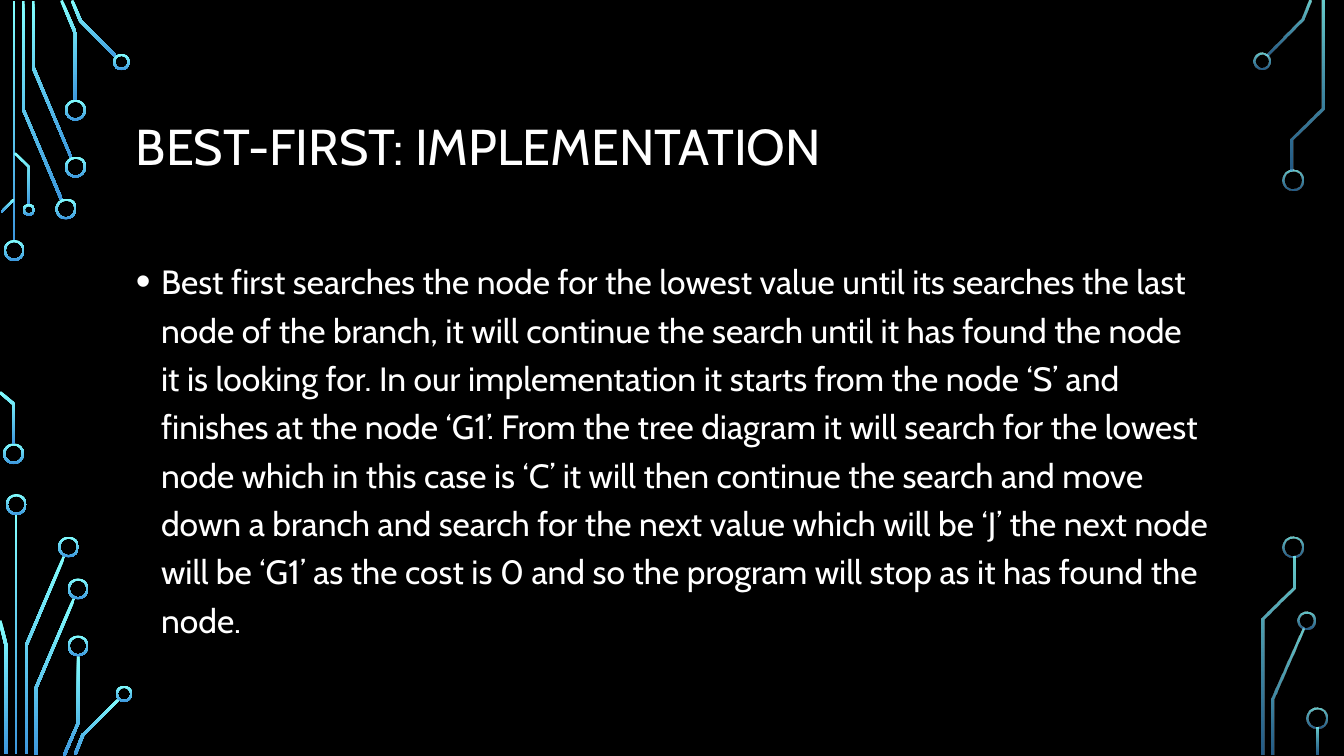
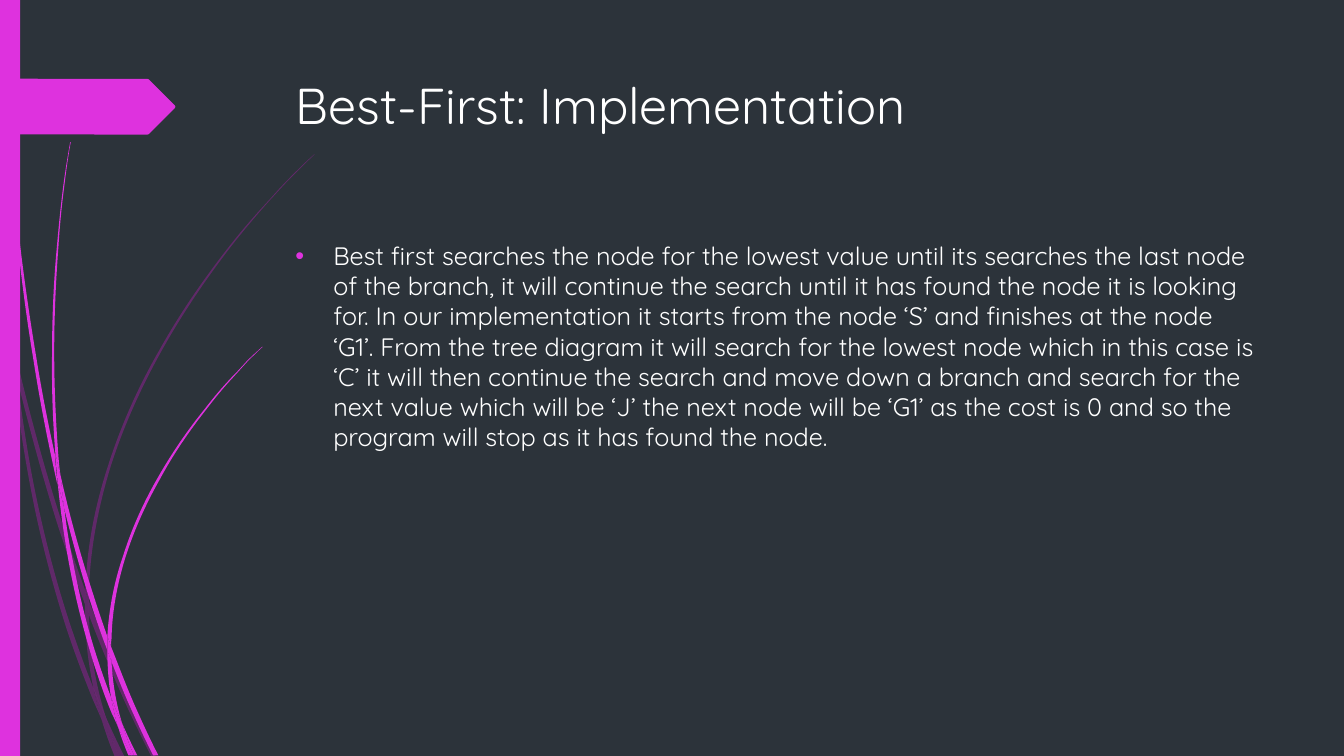
Before and after one commit to x-mizu/CM-and-AI-Coursework-2, a slide deck: slide 7 of Presentation/Presentation Group 14.pptx. Drawn at 1344x756 pixels with LibreOffice and Linux fonts; fonts in the diff are those of the drawing; background and template pictures are left out. Boxes give left, top, right and bottom in pixels: in the first picture for what was removed or moved away, otherwise in the second. Text is boxed around its words. In the diff, an @@ line names an element or a change of style, - is before the commit and + after.

```diff
--- a/Presentation/Presentation Group 14.pptx
+++ b/Presentation/Presentation Group 14.pptx
@@ background picture (left out) to #2C333A @@
@@ rectangle added at (0,0,20,756), fill #DE32DE @@
@@ freeform shape added at (0,79,175,134), fill #DE32DE @@
@@ title "Best-First: Implementation" at (296,86,906,134): vertical alignment middle to top @@
@@ title at (296,86,906,134): text changed; font Cabin to Quicksand @@
-BEST-FIRST: IMPLEMENTATION
+Best-First: Implementation
@@ text "Best first searches the node ...": place and size @@
-text "Best first searches the node ..." at (161,268,1208,634)
+text "Best first searches the node ..." at (333,246,1253,451)
@@ text "Best first searches the node ..." at (333,246,1253,451): size 24 to 18 pt, font Cabin to Quicksand; indent changed; line spacing 1.2 to 1 @@
@@ fill gradient #82FFFF to #3D97DE to #DE32DE in 5 elements at (111,697,134,755), (107,636,111,661), (123,725,138,756), (57,481,118,728), (55,453,65,509) @@
@@ freeform shape: place and size @@
-freeform shape at (0,391,15,445)
+freeform shape at (55,453,65,509)
@@ freeform shape: place and size @@
-freeform shape at (24,556,65,754)
+freeform shape at (57,481,118,728)
@@ fill gradient #82FFFF to #3D97DE to #B01CB0 at 40% opacity in 3 elements at (89,601,156,756), (85,604,106,717), (85,591,89,615) @@
@@ freeform shape: place and size @@
-freeform shape at (68,579,89,600)
+freeform shape at (85,591,89,615)
@@ freeform shape: place and size @@
-freeform shape at (63,655,80,756)
+freeform shape at (85,604,106,717)
@@ freeform shape: place and size @@
-freeform shape at (34,598,76,755)
+freeform shape at (89,601,156,756)
@@ freeform shape: place and size @@
-freeform shape at (68,635,89,656)
+freeform shape at (107,636,111,661)
@@ group added at (3,0,262,756): 7 freeform shapes @@
@@ group added at (0,154,315,756): 7 freeform shapes @@
@@ freeform shape: place and size @@
-freeform shape at (74,698,120,755)
+freeform shape at (111,697,134,755)
@@ freeform shape: place and size @@
-freeform shape at (116,686,133,702)
+freeform shape at (123,725,138,756)
@@ group removed at (0,0,1328,755): 25 freeform shapes, 3 rectangles @@
```
Also in this commit, not shown: 9 other slides changed.
